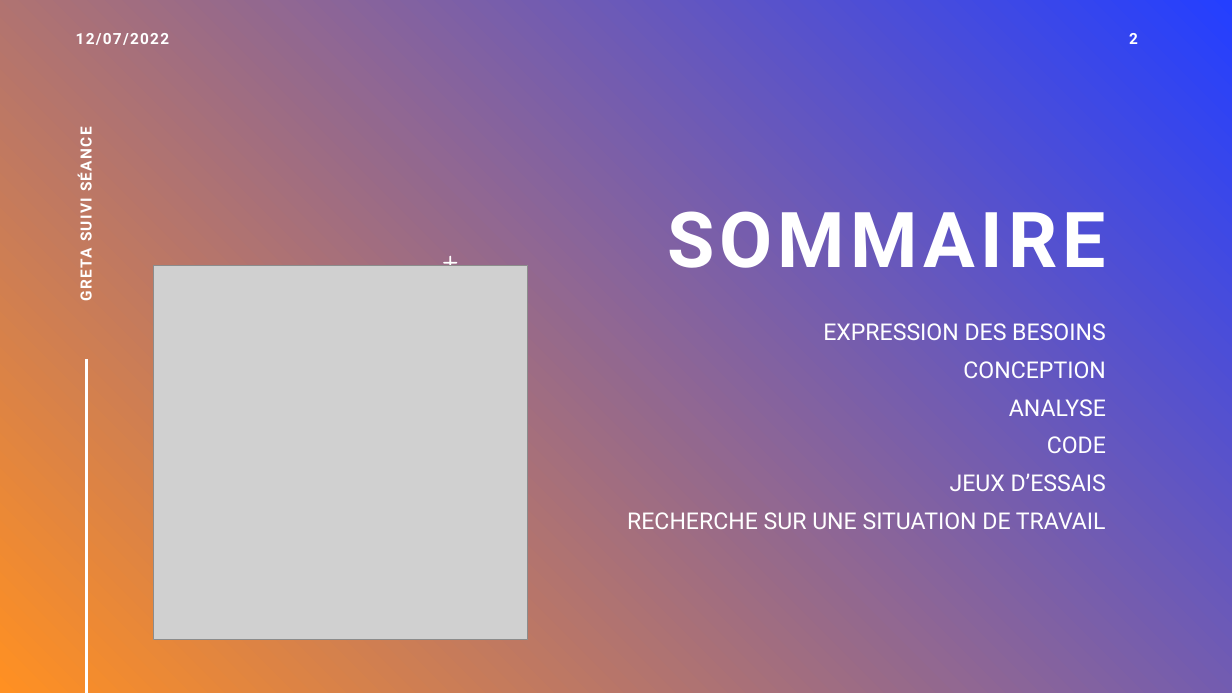
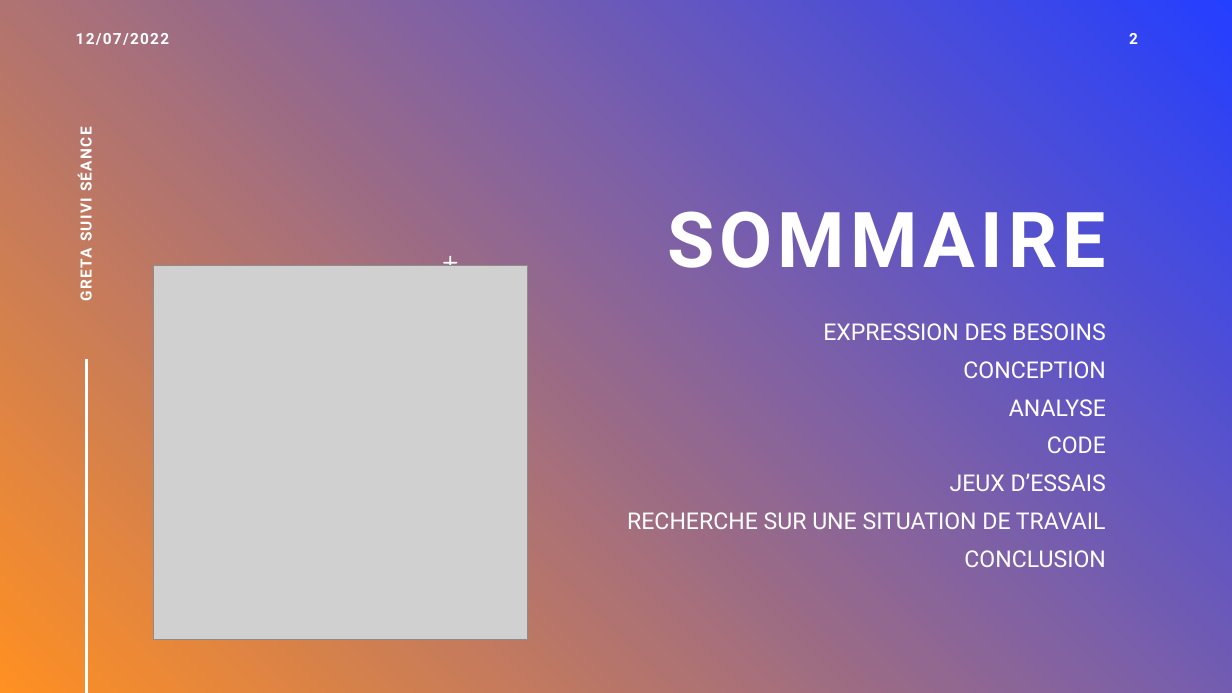
Before and after one commit to GreenHawk-99/AppGreta, a slide deck: slide 2 of doc/GRETA Suivi Séance.pptx. Drawn at 1232x693 pixels with LibreOffice and Linux fonts; fonts in the diff are those of the drawing; grey boxes stand for pictures. Boxes give left, top, right and bottom in pixels: in the first picture for what was removed or moved away, otherwise in the second. Text is boxed around its words. In the diff, an @@ line names an element or a change of style, - is before the commit and + after.

```diff
--- a/doc/GRETA Suivi Séance.pptx
+++ b/doc/GRETA Suivi Séance.pptx
@@ text at [964, 550, 1105, 567]: paragraph added @@
+CONCLUSION
```
Also in this commit, not shown: 12 other slides changed, 2 slides added, 2 slides removed, 1 other file.
